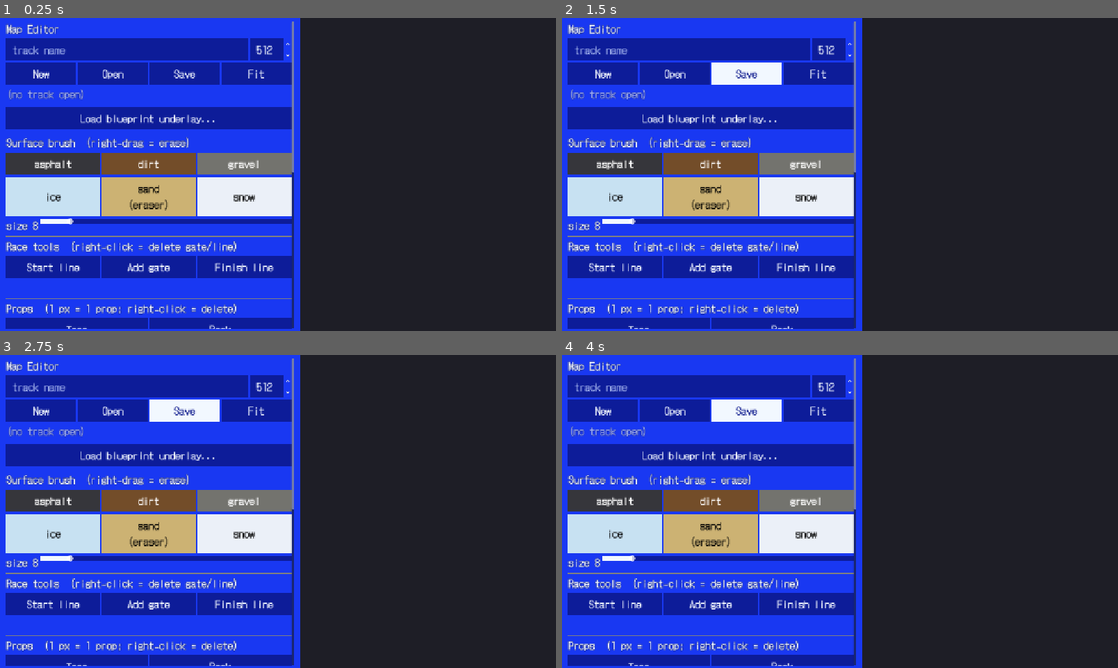
Above: before the commit, frames 1-4 (two rows, left to right).
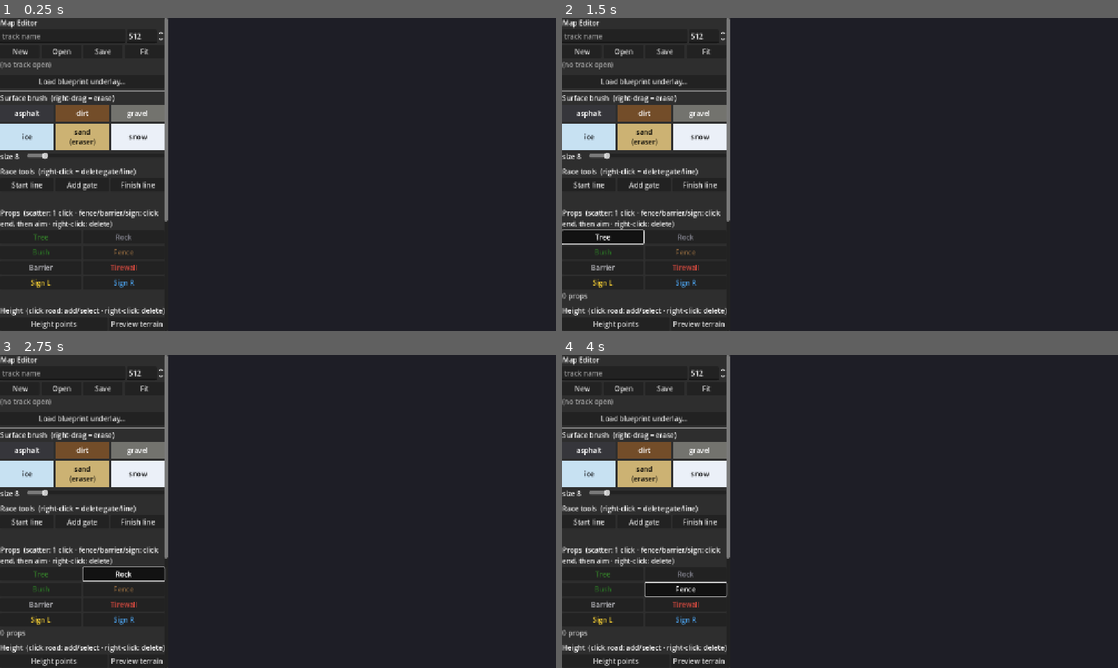
Above: after the commit, the same moments.

Repository: artemiiShabanov/RallyRivals
Game: Godot game, scene res://scenes/tools/map_editor.tscn
Two runs of this game, one before a commit and one after it. Both use one fixed random seed, a clock stepped at 60 frames per second and the inputs below. This scene is started directly instead of the project's main scene.
Inputs (mouse positions are in pixels of both pictures, inside the frame that each line leads up to):
- Up to frame 1 (0.25 s): no input
- Up to frame 2 (1.5 s): click "Save" at 0.5 s; click "Tree" at 1.25 s
- Up to frame 3 (2.75 s): click "Rock" at 2 s
- Up to frame 4 (4 s): click (600, 589) at 2.75 s, where only the run after the commit has a clickable "Bush"; click (684, 589) at 3.5 s, where only the run after the commit has a clickable "Fence"

The runs differ from the first frame. In frame 1, 53% of the frame differs, in the area x 0-54%, y 0-100%; in frame 2, 53%; in frame 3, 53%; in frame 4, 53%.

Commit message:
Map editor: prop authoring + default theme (code-track-props, 2/2)
TrackDocument gains a props list (props.json save/load alongside the layer
PNGs; the baker reads it). The map editor's prop tool is rebuilt around the
prop-instance model: a palette of all 8 catalog types; scatter (tree/rock/
bush) places with one left click (random yaw at bake); oriented (fence/
barrier) + directional (sign) aim with two clicks — first anchors one END,
second sets the direction (deg = atan2(dx, dy), matching the baker's
rotation). Right-click deletes the nearest instance. Overlay draws a dot per
prop + a facing segment for aimed props + a live aim preview; edits are
undoable ("props" snapshot kind). Removed the old markers.png pixel stamp.

Also: the editor now uses Godot's built-in theme (ThemeDB.get_default_theme)
instead of the game's stylised project theme, so its controls are readable.

Probe (user:// temp dirs): props.json round-trips, catalog invariants hold,
deg<->facing agrees between editor and baker, props survive TrackDocument
save/open, map_editor.gd parses, and the editor scene runs _ready clean.

Co-Authored-By: Claude Opus 4.8 <noreply@anthropic.com>

Diff:
--- a/rallyrivals/scripts/tools/map_editor/map_editor.gd
+++ b/rallyrivals/scripts/tools/map_editor/map_editor.gd
@@ -12,6 +12,7 @@
 const UNDO_CAP := 30
 
 const SURFACES_DIR := "res://assets/surfaces"
+const PropCatalog := preload("res://scripts/track/prop_catalog.gd")
 
 var doc: TrackDocument
 var canvas: MapCanvas
@@ -37,8 +38,11 @@
 var _race_hint: Label
 var _race_rings: Array = []         # overlay pieces, composed in _refresh_overlays
 var _race_lines: Array = []
-var _prop_mode := ""                # "" | "tree" | "rock"
-var _prop_rings: Array = []
+var _prop_mode := ""                # "" or a PropCatalog type id (tree/rock/.../barrier_hard/sign_left/...)
+var _prop_pending: Variant = null   # aimed props: the anchor Vector2i awaiting a second (direction) click
+var _prop_hover := Vector2i(-1, -1) # last hovered pixel — draws the live aim preview line
+var _prop_rings: Array = []         # per-instance overlay dots
+var _prop_lines: Array = []         # oriented/sign facing segments + the live aim preview
 var _prop_count: Label
 
 var _undo: Array = []               # snapshots: {"kind": layer name or "hpoints", "data": ...}
@@ -56,6 +60,8 @@
 var _terrain_tex: ImageTexture
 
 func _ready() -> void:
+	# Dev tool: use Godot's built-in theme, not the game's stylised project theme (readable controls).
+	theme = ThemeDB.get_default_theme()
 	var split := HBoxContainer.new()
 	split.set_anchors_preset(Control.PRESET_FULL_RECT)
 	split.add_theme_constant_override("separation", 0)
@@ -185,22 +191,21 @@
 
 	vb.add_child(HSeparator.new())
 	var props_title := Label.new()
-	props_title.text = "Props  (1 px = 1 prop; right-click = delete)"
+	props_title.text = "Props  (scatter: 1 click · fence/barrier/sign: click end, then aim · right-click: delete)"
+	props_title.autowrap_mode = TextServer.AUTOWRAP_WORD_SMART
 	vb.add_child(props_title)
-	var props_row := HBoxContainer.new()
-	for m in [["tree", "Tree"], ["rock", "Rock"]]:
+	var props_grid := GridContainer.new()
+	props_grid.columns = 2
+	for t in PropCatalog.ORDER:
 		var btn := Button.new()
-		btn.text = m[1]
+		btn.text = String(PropCatalog.def(t)["label"])
 		btn.toggle_mode = true
 		btn.button_group = _brush_group
 		btn.size_flags_horizontal = Control.SIZE_EXPAND_FILL
-		btn.toggled.connect(func(on: bool) -> void:
-			if on:
-				_prop_mode = m[0]
-			elif _prop_mode == m[0]:
-				_prop_mode = "")
-		props_row.add_child(btn)
-	vb.add_child(props_row)
+		btn.add_theme_color_override("font_color", PropCatalog.def(t)["color"])   # swatch cue per type
+		btn.toggled.connect(_on_prop_tool.bind(t))
+		props_grid.add_child(btn)
+	vb.add_child(props_grid)
 	_prop_count = Label.new()
 	_prop_count.modulate = Color(1, 1, 1, 0.7)
 	vb.add_child(_prop_count)
@@ -567,12 +572,16 @@
 func _capture(kind: String) -> Dictionary:
 	if kind == "hpoints":
 		return {"kind": kind, "data": doc.height_points.duplicate(true)}
+	if kind == "props":
+		return {"kind": kind, "data": doc.props.duplicate(true)}
 	return {"kind": kind, "data": (doc.images[kind] as Image).duplicate()}
 
 func _restore(snap: Dictionary) -> Dictionary:
 	var current := _capture(snap["kind"])
 	if snap["kind"] == "hpoints":
 		doc.height_points = snap["data"]
+	elif snap["kind"] == "props":
+		doc.props = snap["data"]
 	else:
 		doc.images[snap["kind"]] = snap["data"]
 		doc.refresh_texture(snap["kind"])
@@ -596,56 +605,96 @@
 		_analysis = null   # centreline may have changed
 	_hp_selected = -1
 	_race_pending.clear()
+	_prop_pending = null
 	_push_canvas()
-	_scan_props()
+	_rebuild_prop_overlay()
 	_validate_race()   # also refreshes composed overlays
 	_height_refresh()
 	_set_dirty(true)
 
-# ---------- prop stamps ----------
-# Markers layer convention (TrackBaker._add_markers): ONE pixel = ONE prop, scanned per-pixel —
-# no blob merging like race dots. So stamps write single pixels.
+# ---------- props (code-track-props) ----------
+# Props are instances in doc.props ({type, x, y, deg?}) -> props.json, NOT markers.png pixels. Scatter
+# types place with one left click (random yaw at bake); oriented (fence/barrier) + directional (sign)
+# aim with two clicks — the first anchors one END, the second sets the direction (deg). Right-click
+# deletes the nearest instance.
+func _on_prop_tool(on: bool, t: String) -> void:
+	_prop_pending = null                         # switching tool cancels a half-placed aim
+	if on:
+		_prop_mode = t
+	elif _prop_mode == t:
+		_prop_mode = ""
+	_rebuild_prop_overlay()
+	_refresh_overlays()
+
 func _prop_click(px: Vector2i, button: int) -> void:
-	var img: Image = doc.images["markers"]
-	if button in [MOUSE_BUTTON_LEFT, MOUSE_BUTTON_RIGHT]:
-		_push_undo("markers")
-	if button == MOUSE_BUTTON_LEFT:
-		img.set_pixel(px.x, px.y, TrackBaker.M_TREE if _prop_mode == "tree" else TrackBaker.M_ROCK)
-	elif button == MOUSE_BUTTON_RIGHT:
-		var r := 3
-		for dy in range(-r, r + 1):
-			for dx in range(-r, r + 1):
-				var x := px.x + dx; var y := px.y + dy
-				if x >= 0 and y >= 0 and x < doc.size and y < doc.size and dx * dx + dy * dy <= r * r:
-					img.set_pixel(x, y, Color.BLACK)
+	if button == MOUSE_BUTTON_RIGHT:
+		_push_undo("props")
+		_delete_nearest_prop(px)
+		_prop_pending = null
+		_after_prop_edit()
+		return
+	if button != MOUSE_BUTTON_LEFT:
+		return
+	if PropCatalog.needs_aim(_prop_mode):
+		if _prop_pending == null:
+			_prop_pending = px                   # first click: anchor one end / the spot
+			_rebuild_prop_overlay(); _refresh_overlays()
+			return
+		var a: Vector2i = _prop_pending
+		var dir := Vector2(px - a)
+		var deg := 0.0 if dir.length() < 0.5 else rad_to_deg(atan2(dir.x, dir.y))
+		_push_undo("props")
+		doc.props.append({"type": _prop_mode, "x": a.x, "y": a.y, "deg": roundf(deg)})
+		_prop_pending = null
+		_after_prop_edit()
 	else:
-		return
-	doc.refresh_texture("markers")
-	_push_canvas()
+		_push_undo("props")
+		doc.props.append({"type": _prop_mode, "x": px.x, "y": px.y})   # scatter: random yaw at bake
+		_after_prop_edit()
+
+func _delete_nearest_prop(px: Vector2i) -> void:
+	var best := -1
+	var best_d := 12.0 * 12.0                     # only delete within ~12 px
+	for i in doc.props.size():
+		var p: Dictionary = doc.props[i]
+		var d := Vector2(int(p["x"]) - px.x, int(p["y"]) - px.y).length_squared()
+		if d < best_d:
+			best_d = d; best = i
+	if best >= 0:
+		doc.props.remove_at(best)
+
+func _after_prop_edit() -> void:
 	_set_dirty(true)
-	_scan_props()
+	_rebuild_prop_overlay()
 	_refresh_overlays()
 
-func _scan_props() -> void:
+# Rebuild the prop overlay from doc.props: a dot per instance + a segment for oriented/aimed props
+# (anchor -> anchor + facing * length), plus the live aim preview while a first click is pending.
+func _rebuild_prop_overlay() -> void:
 	_prop_rings = []
-	var trees := 0
-	var rocks := 0
+	_prop_lines = []
 	if doc != null:
-		var img: Image = doc.images["markers"]
-		for y in doc.size:
-			for x in doc.size:
-				var c := img.get_pixel(x, y)
-				if Vector3(c.r - 1.0, c.g, c.b).length() < 0.2:
-					trees += 1
-					_prop_rings.append({"p": Vector2(x, y), "col": Color(0.25, 0.8, 0.3)})
-				elif Vector3(c.r, c.g, c.b - 1.0).length() < 0.2:
-					rocks += 1
-					_prop_rings.append({"p": Vector2(x, y), "col": Color(0.7, 0.7, 0.78)})
-	_prop_count.text = "%d trees, %d rocks" % [trees, rocks]
+		for p in doc.props:
+			var t := String(p.get("type", ""))
+			var d := PropCatalog.def(t)
+			if d.is_empty():
+				continue
+			var anchor := Vector2(int(p["x"]), int(p["y"]))
+			var col: Color = d["color"]
+			_prop_rings.append({"p": anchor, "col": col})
+			if PropCatalog.needs_aim(t):
+				var span: float = maxf(float(d["length"]), 3.0)   # signs (length 0) get a short facing tick
+				var rad := deg_to_rad(float(p.get("deg", 0.0)))
+				var facing := Vector2(sin(rad), cos(rad))
+				_prop_lines.append({"a": anchor, "b": anchor + facing * span, "col": col})
+	# live aim preview: from the pending anchor to the cursor
+	if _prop_pending != null and _prop_hover.x >= 0:
+		_prop_lines.append({"a": Vector2(_prop_pending), "b": Vector2(_prop_hover), "col": Color(1, 1, 0.4, 0.9)})
+	_prop_count.text = "%d props" % (doc.props.size() if doc != null else 0)
 
 func _refresh_overlays() -> void:
 	canvas.overlay_rings = _race_rings + _prop_rings + _height_rings
-	canvas.overlay_lines = _race_lines
+	canvas.overlay_lines = _race_lines + _prop_lines
 	canvas.overlay_labels = _height_labels
 	canvas.queue_redraw()
 
@@ -931,12 +980,13 @@
 	_analysis = null
 	_terrain_tex = null
 	_hp_selected = -1
+	_prop_pending = null
 	_height_refresh()
 	for layer in LAYER_ORDER:
 		(_layer_rows[layer]["check"] as CheckBox).set_pressed_no_signal(doc.layer_visible[layer])
 		(_layer_rows[layer]["slider"] as HSlider).set_value_no_signal(doc.layer_opacity[layer])
 	_push_canvas()
-	_scan_props()
+	_rebuild_prop_overlay()
 	_validate_race()
 	_set_status(status)
 
@@ -963,6 +1013,10 @@
 		return
 	var inside := px.x >= 0 and px.y >= 0 and px.x < doc.size and px.y < doc.size
 	_status.text = "px (%d, %d)  zoom %d%%" % [px.x, px.y, int(canvas.zoom * 100.0)] if inside else "zoom %d%%" % int(canvas.zoom * 100.0)
+	_prop_hover = px
+	if _prop_pending != null:                     # live-update the aim preview while placing an aimed prop
+		_rebuild_prop_overlay()
+		_refresh_overlays()
 
 func _set_status(text: String) -> void:
 	_status.text = text
--- a/rallyrivals/scripts/tools/map_editor/track_document.gd
+++ b/rallyrivals/scripts/tools/map_editor/track_document.gd
@@ -10,6 +10,7 @@
 
 const LAYERS := ["surface", "markers", "race"]
 const META_FILE := "editor.json"
+const PropCatalog := preload("res://scripts/track/prop_catalog.gd")   # props.json I/O (code-track-props)
 
 var dir := ""
 var size := 512
@@ -18,6 +19,7 @@
 var blueprint_path := ""         # reference underlay (absolute or res:// path; never exported)
 var blueprint_texture: Texture2D
 var height_points: Array = []    # [{"x": float, "y": float, "h": float metres}] — road height anchors
+var props: Array = []            # [{"type": String, "x": int, "y": int, "deg"?: float}] — prop instances (props.json)
 var layer_visible := {"blueprint": true, "terrain": true, "surface": true, "markers": true, "race": true}
 var layer_opacity := {"blueprint": 0.5, "terrain": 0.7, "surface": 1.0, "markers": 1.0, "race": 1.0}
 
@@ -50,6 +52,7 @@
 	if doc.images.is_empty() and not has_meta:
 		return null
 	doc._load_meta()
+	doc.props = PropCatalog.load_list(p_dir)
 	if not doc.images.is_empty():
 		doc.size = (doc.images.values()[0] as Image).get_width()
 	for layer in LAYERS:   # anything missing on disk becomes a blank layer at the doc size
@@ -73,6 +76,9 @@
 		var err: Error = (images[layer] as Image).save_png(ProjectSettings.globalize_path(dir.path_join(layer + ".png")))
 		if err != OK:
 			return err
+	var perr := PropCatalog.save_list(dir, props)   # props.json — the baker reads this
+	if perr != OK:
+		return perr
 	var vis := {}
 	var opa := {}
 	for layer in LAYERS + ["terrain"]:
